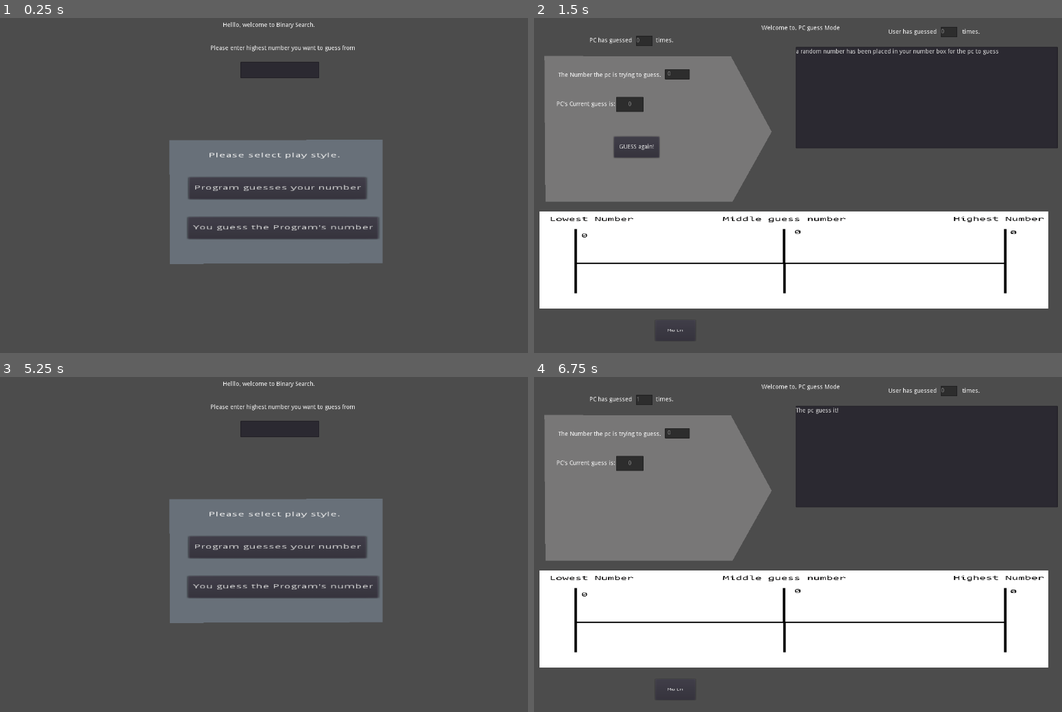
Above: before the commit, frames 1-4 (two rows, left to right).
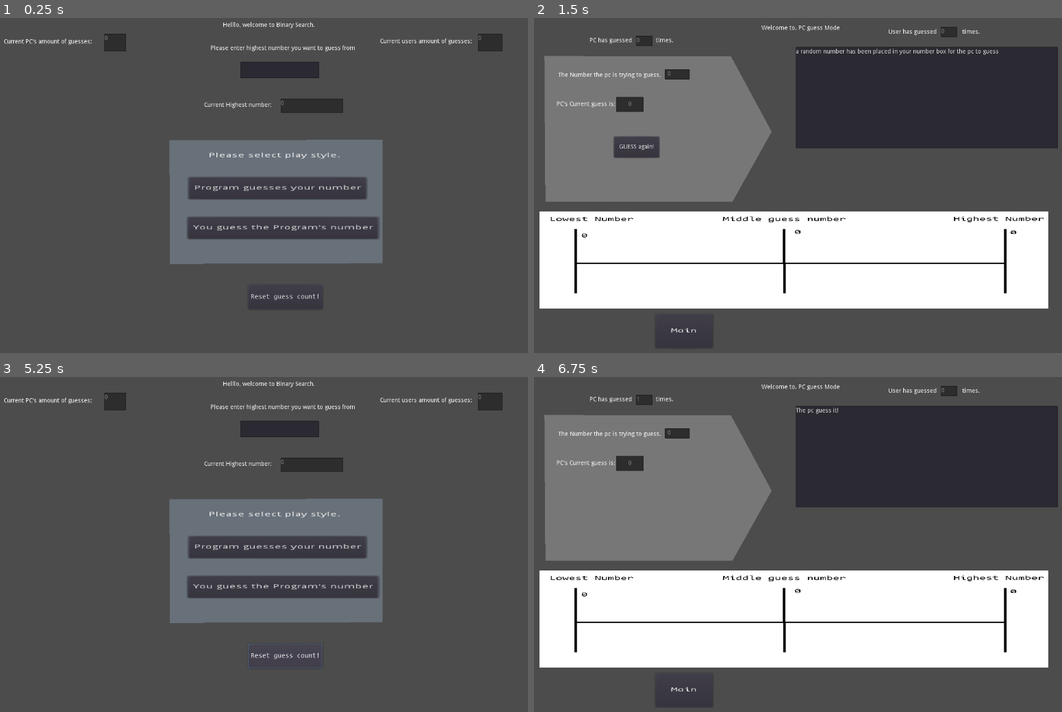
Above: after the commit, the same moments.

Repository: christyganger/Tutor
Game: Godot game, scene res://Main.tscn
Two runs of this game, one before a commit and one after it. Both use one fixed random seed, a clock stepped at 60 frames per second and the inputs below.
Inputs (mouse positions are in pixels of both pictures, inside the frame that each line leads up to):
- Up to frame 1 (0.25 s): no input
- Up to frame 2 (1.5 s): click (813, 71) at 0.52 s; type "Alex" at 0.6 s; click "Program guesses your number" at 1.25 s
- Up to frame 3 (5.25 s): click "Main" at 2 s; click "You guess the Program's number" at 2.75 s; click (369, 521) at 3.52 s; type "Alex" at 3.6 s; click (137, 504) at 3.75 s; type "Alex" at 3.83 s; click "Main" at 4.25 s; click (285, 655) at 5 s, where only the run after the commit has a clickable "Reset guess count!"
- Up to frame 4 (6.75 s): click "Program guesses your number" at 5.75 s; click "GUESS again!" at 6.5 s

The runs differ from the first frame. In frame 1, 1.3% of the frame differs, in the area x 0-96%, y 4-85%; in frame 2, less than 0.1%; in frame 3, 1.4%, in the area x 0-96%, y 4-87%; in frame 4, less than 0.1%.

Commit message:
prettyfying
yay

Diff:
--- a/binary_search/Main.gd
+++ b/binary_search/Main.gd
@@ -2,7 +2,10 @@
 
 # Get node
 onready var highest_number_textbox = get_node("Label2/TextEdit")
-
+onready var highest_number_current = get_node("current_number/TextEdit")
+onready var user_current_guess = get_node("user_guesses_current/current__user_guesses_textbox")
+onready var pc_current_guess = get_node("pc_guesses_current/current_pc_guesses")
+var text_change_flag = false
 func _ready():
 	get_node("Polygon2D/Label/Buttonguessmain").set_text("You guess the Program's number")
 	get_node("Polygon2D/Label/Buttonpcfiguremain").set_text("Program guesses your number")
@@ -14,10 +17,7 @@
 	# Initialization here
 		pass
 
-#func _process(delta):
-#	# Called every frame. Delta is time since last frame.
-#	# Update game logic here.
-#	pass
+
 
 
 func _on_Buttonguessmain_pressed():
@@ -26,7 +26,23 @@
 
 
 func _on_TextEdit_text_changed():
+
 	global.user_input_highest = int(highest_number_textbox.get_text())
 	if global.user_input_highest >= 1:
 		global.randomnumber = int(rand_range(1,global.user_input_highest))
+
 	pass # replace with function body
+
+func _process(delta):
+
+	highest_number_current.set_text(String(global.user_input_highest))
+	user_current_guess.set_text(String(global.amount_of_user_guesses))
+	pc_current_guess.set_text(String(global.guess_count))
+#	# Called every frame. Delta is time since last frame.
+#	# Update game logic here.
+	pass
+
+func _on_Button_pressed():
+	global.guess_count = 0
+	global.amount_of_user_guesses = 0
+	pass # replace with function body
--- a/binary_search/Main.tscn
+++ b/binary_search/Main.tscn
@@ -1,8 +1,21 @@
-[gd_scene load_steps=2 format=2]
+[gd_scene load_steps=4 format=2]
 
 [ext_resource path="res://Main.gd" type="Script" id=1]
 
-[node name="Main" type="Control" index="0"]
+[sub_resource type="DynamicFontData" id=1]
+
+hinting = 2
+font_path = "res://cnr.otf"
+
+[sub_resource type="DynamicFont" id=2]
+
+size = 16
+use_mipmaps = false
+use_filter = false
+font_data = SubResource( 1 )
+_sections_unfolded = [ "Font", "Settings" ]
+
+[node name="Main" type="Control"]
 
 anchor_left = 0.0
 anchor_top = 0.0
@@ -185,8 +198,205 @@
 caret_blink_speed = 0.65
 caret_moving_by_right_click = true
 
+[node name="current_number" type="Label" parent="." index="3"]
+
+anchor_left = 0.0
+anchor_top = 0.0
+anchor_right = 0.0
+anchor_bottom = 0.0
+margin_left = 511.0
+margin_top = 174.0
+margin_right = 859.0
+margin_bottom = 236.0
+rect_pivot_offset = Vector2( 0, 0 )
+rect_clip_content = false
+mouse_filter = 2
+mouse_default_cursor_shape = 0
+size_flags_horizontal = 1
+size_flags_vertical = 4
+text = "Current Highest number:"
+valign = 1
+percent_visible = 1.0
+lines_skipped = 0
+max_lines_visible = -1
+
+[node name="TextEdit" type="TextEdit" parent="current_number" index="0"]
+
+anchor_left = 0.0
+anchor_top = 0.0
+anchor_right = 0.0
+anchor_bottom = 0.0
+margin_left = 179.0
+margin_top = 16.0
+margin_right = 325.0
+margin_bottom = 49.0
+rect_pivot_offset = Vector2( 0, 0 )
+rect_clip_content = false
+focus_mode = 2
+mouse_filter = 0
+mouse_default_cursor_shape = 0
+size_flags_horizontal = 1
+size_flags_vertical = 1
+text = ""
+readonly = true
+highlight_current_line = false
+syntax_highlighting = false
+show_line_numbers = false
+highlight_all_occurrences = false
+override_selected_font_color = false
+context_menu_enabled = true
+smooth_scrolling = false
+v_scroll_speed = 80.0
+hiding_enabled = 0
+wrap_lines = false
+caret_block_mode = false
+caret_blink = false
+caret_blink_speed = 0.65
+caret_moving_by_right_click = true
+
+[node name="user_guesses_current" type="Label" parent="." index="4"]
+
+anchor_left = 0.0
+anchor_top = 0.0
+anchor_right = 0.0
+anchor_bottom = 0.0
+margin_left = 922.0
+margin_top = 18.0
+margin_right = 1269.0
+margin_bottom = 95.0
+rect_pivot_offset = Vector2( 0, 0 )
+rect_clip_content = false
+mouse_filter = 2
+mouse_default_cursor_shape = 0
+size_flags_horizontal = 1
+size_flags_vertical = 4
+text = "Current users amount of guesses:"
+valign = 1
+percent_visible = 1.0
+lines_skipped = 0
+max_lines_visible = -1
+
+[node name="current__user_guesses_textbox" type="TextEdit" parent="user_guesses_current" index="0"]
+
+anchor_left = 0.0
+anchor_top = 0.0
+anchor_right = 0.0
+anchor_bottom = 0.0
+margin_left = 229.0
+margin_top = 20.0
+margin_right = 286.0
+margin_bottom = 61.0
+rect_pivot_offset = Vector2( 0, 0 )
+rect_clip_content = false
+focus_mode = 2
+mouse_filter = 0
+mouse_default_cursor_shape = 0
+size_flags_horizontal = 1
+size_flags_vertical = 1
+text = ""
+readonly = true
+highlight_current_line = false
+syntax_highlighting = false
+show_line_numbers = false
+highlight_all_occurrences = false
+override_selected_font_color = false
+context_menu_enabled = true
+smooth_scrolling = false
+v_scroll_speed = 80.0
+hiding_enabled = 0
+wrap_lines = false
+caret_block_mode = false
+caret_blink = false
+caret_blink_speed = 0.65
+caret_moving_by_right_click = true
+
+[node name="pc_guesses_current" type="Label" parent="." index="5"]
+
+anchor_left = 0.0
+anchor_top = 0.0
+anchor_right = 0.0
+anchor_bottom = 0.0
+margin_left = 43.0
+margin_top = 17.0
+margin_right = 371.0
+margin_bottom = 97.0
+rect_pivot_offset = Vector2( 0, 0 )
+rect_clip_content = false
+mouse_filter = 2
+mouse_default_cursor_shape = 0
+size_flags_horizontal = 1
+size_flags_vertical = 4
+text = "Current PC's amount of guesses:"
+valign = 1
+percent_visible = 1.0
+lines_skipped = 0
+max_lines_visible = -1
+
+[node name="current_pc_guesses" type="TextEdit" parent="pc_guesses_current" index="0"]
+
+anchor_left = 0.0
+anchor_top = 0.0
+anchor_right = 0.0
+anchor_bottom = 0.0
+margin_left = 235.0
+margin_top = 21.0
+margin_right = 286.0
+margin_bottom = 62.0
+rect_pivot_offset = Vector2( 0, 0 )
+rect_clip_content = false
+focus_mode = 2
+mouse_filter = 0
+mouse_default_cursor_shape = 0
+size_flags_horizontal = 1
+size_flags_vertical = 1
+text = ""
+readonly = true
+highlight_current_line = false
+syntax_highlighting = false
+show_line_numbers = false
+highlight_all_occurrences = false
+override_selected_font_color = false
+context_menu_enabled = true
+smooth_scrolling = false
+v_scroll_speed = 80.0
+hiding_enabled = 0
+wrap_lines = false
+caret_block_mode = false
+caret_blink = false
+caret_blink_speed = 0.65
+caret_moving_by_right_click = true
+
+[node name="button_reset_count" type="Button" parent="." index="6"]
+
+anchor_left = 0.0
+anchor_top = 0.0
+anchor_right = 0.0
+anchor_bottom = 0.0
+margin_left = 614.0
+margin_top = 626.0
+margin_right = 727.0
+margin_bottom = 683.0
+rect_pivot_offset = Vector2( 0, 0 )
+rect_clip_content = false
+focus_mode = 2
+mouse_filter = 0
+mouse_default_cursor_shape = 0
+size_flags_horizontal = 1
+size_flags_vertical = 1
+custom_fonts/font = SubResource( 2 )
+toggle_mode = false
+enabled_focus_mode = 2
+shortcut = null
+group = null
+text = "Reset guess count!"
+flat = false
+align = 1
+_sections_unfolded = [ "custom_fonts" ]
+
 [connection signal="pressed" from="Polygon2D/Label/Buttonpcfiguremain" to="." method="_on_Buttonpcfiguremain_pressed"]
 
 [connection signal="pressed" from="Polygon2D/Label/Buttonguessmain" to="." method="_on_Buttonguessmain_pressed"]
 
 [connection signal="text_changed" from="Label2/TextEdit" to="." method="_on_TextEdit_text_changed"]
+
+[connection signal="pressed" from="button_reset_count" to="." method="_on_Button_pressed"]
--- a/binary_search/pc_guess_main.tscn
+++ b/binary_search/pc_guess_main.tscn
@@ -69,13 +69,13 @@
 
 [sub_resource type="DynamicFont" id=10]
 
-size = 14
+size = 24
 use_mipmaps = false
 use_filter = false
 font_data = SubResource( 9 )
 _sections_unfolded = [ "Font", "Settings" ]
 
-[node name="pc_guess_main" type="Control"]
+[node name="pc_guess_main" type="Control" index="0"]
 
 anchor_left = 0.0
 anchor_top = 0.0
@@ -567,9 +567,9 @@
 anchor_right = 0.0
 anchor_bottom = 0.0
 margin_left = -278.0
-margin_top = 239.0
-margin_right = -198.0
-margin_bottom = 322.0
+margin_top = 215.0
+margin_right = -163.0
+margin_bottom = 351.0
 rect_pivot_offset = Vector2( 0, 0 )
 rect_clip_content = false
 focus_mode = 2
--- a/binary_search/player_guess_main.tscn
+++ b/binary_search/player_guess_main.tscn
@@ -2,7 +2,7 @@
 
 [ext_resource path="res://player_guess_main.gd" type="Script" id=1]
 
-[node name="Node" type="Node" index="0"]
+[node name="Node" type="Node"]
 
 script = ExtResource( 1 )
 
